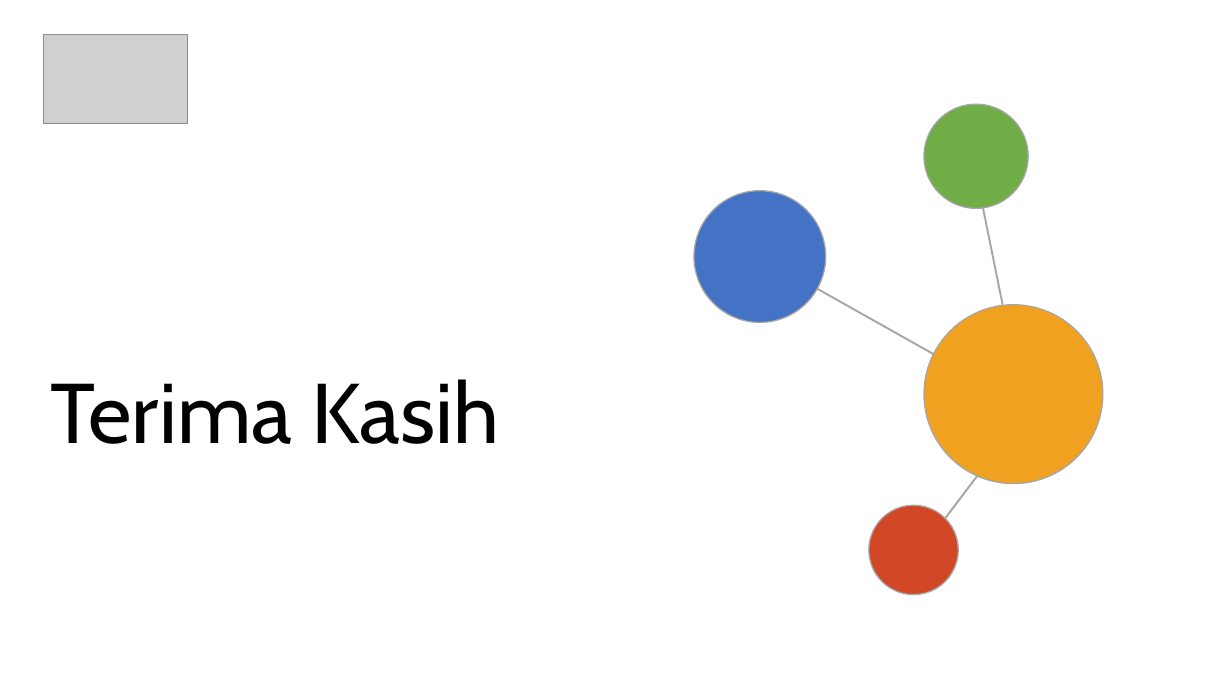
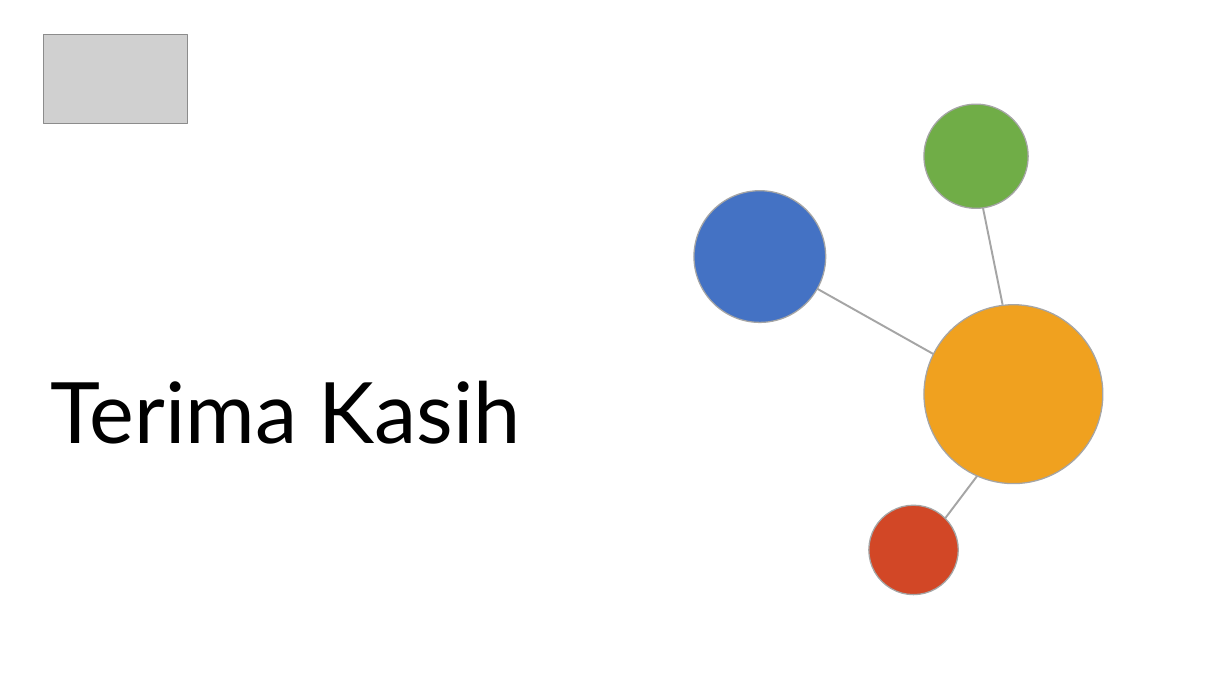
Before and after one commit to andrewmanuelt/arima, a slide deck: slide 18 of Presentasi.pptx (slide 15 before the commit). Drawn at 1232x693 pixels with LibreOffice and Linux fonts; fonts in the diff are those of the drawing; grey boxes stand for pictures; background and template pictures are left out. Boxes give left, top, right and bottom in pixels: in the first picture for what was removed or moved away, otherwise in the second. Text is boxed around its words. In the diff, an @@ line names an element or a change of style, - is before the commit and + after.

```diff
--- a/Presentasi.pptx
+++ b/Presentasi.pptx
@@ title "Terima Kasih" at (50,380,521,444): font Cabin to Lato @@
```
Also in this commit, not shown: 12 other slides changed, 5 slides added, 2 slides removed.
